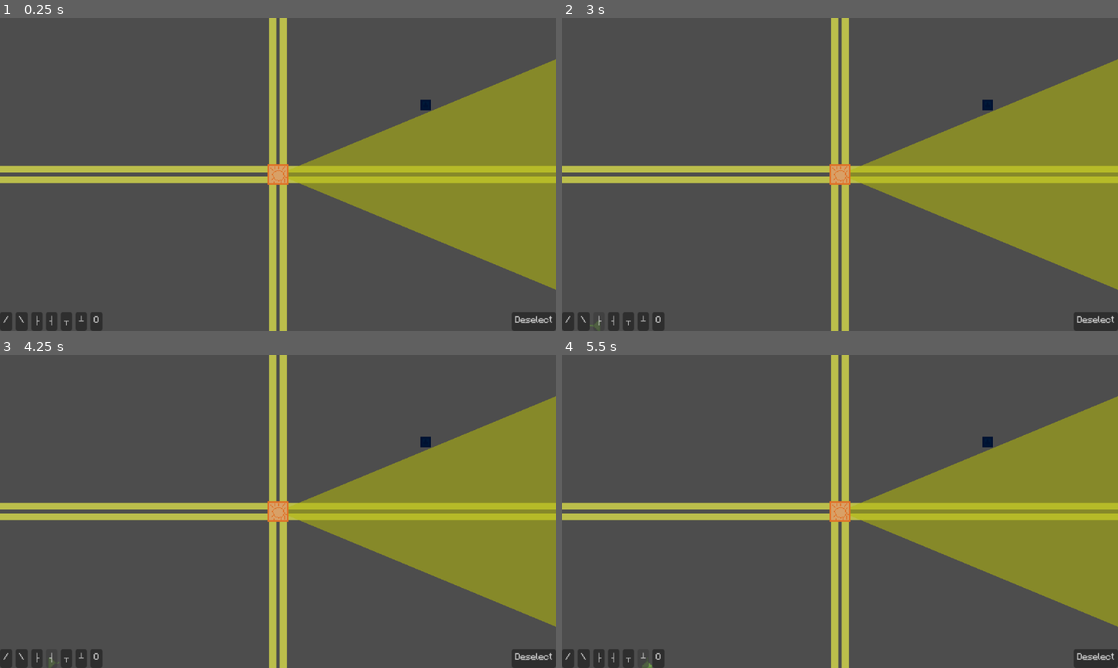
Above: before the commit, frames 1-4 (two rows, left to right).
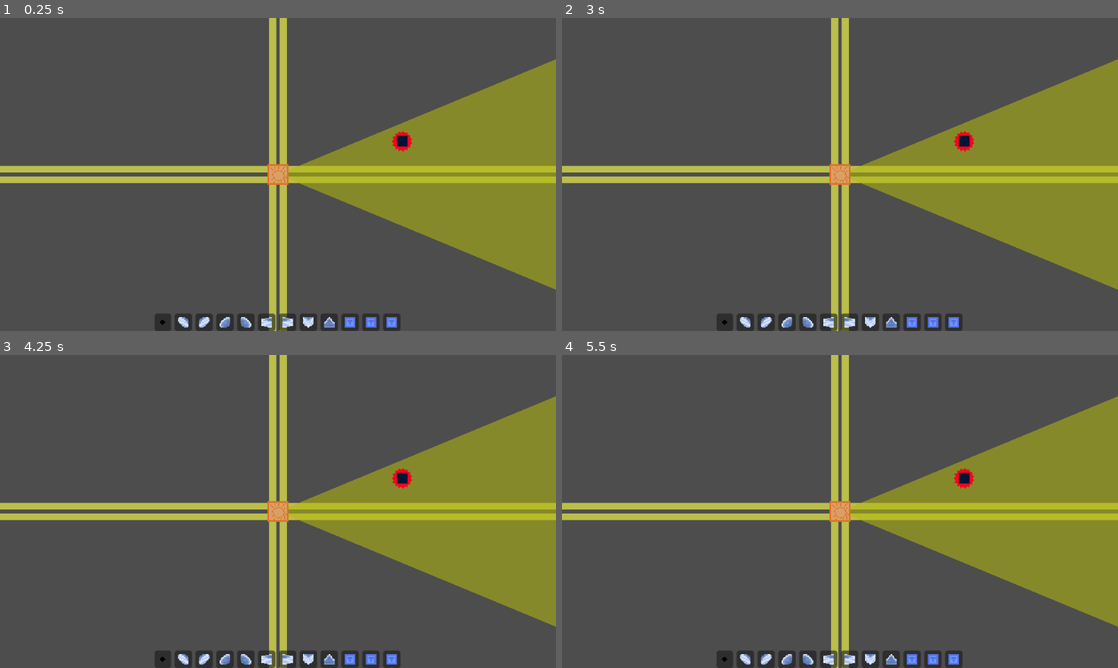
Above: after the commit, the same moments.

Repository: TrueHopolok/gj_solarnight
Game: Godot game, scene res://scenes/builder/builder_test.tscn
The game is run twice, just before and just after one commit, with the same random seed, the same clock (stepped at 60 frames per second) and the same inputs. This scene is started directly instead of the project's main scene.
Inputs (mouse positions are in pixels of both pictures, inside the frame that each line leads up to; where the layout moved, square brackets give the same spot in the first picture):
- Up to frame 1 (0.25 s): no input
- Up to frame 2 (3 s): click (567, 321) at 0.5 s, where only the run before the commit has a clickable "/"; click (723, 321) [1095, 321] at 1.25 s; click (584, 321) at 2 s, where only the run before the commit has a clickable "\"; click (600, 321) at 2.75 s, where only the run before the commit has a clickable "├"
- Up to frame 3 (4.25 s): click (50, 658) at 3.5 s, where only the run before the commit has a clickable "┤"
- Up to frame 4 (5.5 s): click (628, 658) at 4.25 s, where only the run before the commit has a clickable "┬"; click (645, 658) at 5 s, where only the run before the commit has a clickable "┴"

The runs differ from the first frame. In frame 1, 3.4% of the frame differs, in the area x 0-100%, y 26-100%; in frame 2, 3.3%; in frame 3, 3.3%; in frame 4, 3.3%.
Error before the commit: Invalid assignment of property or key 'visible' with value of type 'bool' on a base object of type 'Nil'. (res://scenes/building/tower/tower.gd:94)

Commit message:
feature: mirror art

Diff:
--- a/assets/build_list/build_list.tres
+++ b/assets/build_list/build_list.tres
@@ -2,72 +2,115 @@
 
 [ext_resource type="Script" uid="uid://ddlsqsg032paw" path="res://scenes/builder/buildable.gd" id="1_7ewgr"]
 [ext_resource type="Texture2D" uid="uid://373jjfq7kqxb" path="res://assets/temperary/tileset.png" id="2_0d06k"]
+[ext_resource type="Texture2D" uid="uid://bn7tw2cnm24vb" path="res://assets/sprites/mirror.png" id="2_o41uc"]
 [ext_resource type="PackedScene" uid="uid://dym5qbfu5h0e4" path="res://scenes/building/mirror/mirror_dl.tscn" id="3_fioon"]
 [ext_resource type="PackedScene" uid="uid://c00c3vtmev4dv" path="res://scenes/building/mirror/mirror_dr.tscn" id="4_gvddr"]
+[ext_resource type="PackedScene" uid="uid://bjvvacaa02e0m" path="res://scenes/building/mirror/mirror_ul.tscn" id="5_1nmtp"]
 [ext_resource type="Script" uid="uid://d1bjkejhlbrs1" path="res://scenes/builder/build_list.gd" id="5_5e1dn"]
 [ext_resource type="PackedScene" uid="uid://bhx3tkm8c6n24" path="res://scenes/building/mirror/splitter_l.tscn" id="5_6p4cn"]
-[ext_resource type="PackedScene" uid="uid://un6w6s3k87c8" path="res://scenes/building/mirror/splitter_r.tscn" id="6_1m00g"]
+[ext_resource type="PackedScene" uid="uid://dfk8wkgwchcyn" path="res://scenes/building/mirror/mirror_ur.tscn" id="6_1nmtp"]
 [ext_resource type="PackedScene" uid="uid://dmgorvreasa72" path="res://scenes/building/mirror/splitter_b.tscn" id="7_o41uc"]
 [ext_resource type="PackedScene" uid="uid://bt740y4ks0po" path="res://scenes/building/mirror/splitter_t.tscn" id="8_1nmtp"]
+[ext_resource type="PackedScene" uid="uid://cf3komskoiiuj" path="res://scenes/building/mirror/mirror.tscn" id="8_pblee"]
 [ext_resource type="PackedScene" uid="uid://ddv7ul50cfopu" path="res://scenes/building/tower/canon.tscn" id="9_pblee"]
 [ext_resource type="PackedScene" uid="uid://b5q0rxrnelrcs" path="res://scenes/building/tower/laser.tscn" id="10_fq1x2"]
 [ext_resource type="PackedScene" uid="uid://qfyraiudtjlh" path="res://scenes/building/tower/mortar.tscn" id="11_c2mrs"]
 
 [sub_resource type="AtlasTexture" id="AtlasTexture_ifvt4"]
-atlas = ExtResource("2_0d06k")
-region = Rect2(36, 12, 12, 12)
+atlas = ExtResource("2_o41uc")
+region = Rect2(0, 24, 12, 12)
 
-[sub_resource type="Resource" id="Resource_3phmx"]
+[sub_resource type="Resource" id="Resource_fq1x2"]
 script = ExtResource("1_7ewgr")
 scene = ExtResource("3_fioon")
 preview = SubResource("AtlasTexture_ifvt4")
 metadata/_custom_type_script = "uid://ddlsqsg032paw"
 
 [sub_resource type="AtlasTexture" id="AtlasTexture_6p4cn"]
-atlas = ExtResource("2_0d06k")
-region = Rect2(24, 12, 12, 12)
+atlas = ExtResource("2_o41uc")
+region = Rect2(24, 24, 12, 12)
 
-[sub_resource type="Resource" id="Resource_1m00g"]
+[sub_resource type="Resource" id="Resource_c2mrs"]
 script = ExtResource("1_7ewgr")
 scene = ExtResource("4_gvddr")
 preview = SubResource("AtlasTexture_6p4cn")
 metadata/_custom_type_script = "uid://ddlsqsg032paw"
 
+[sub_resource type="AtlasTexture" id="AtlasTexture_0dh48"]
+atlas = ExtResource("2_o41uc")
+region = Rect2(0, 0, 12, 12)
+
+[sub_resource type="Resource" id="Resource_wri32"]
+script = ExtResource("1_7ewgr")
+scene = ExtResource("5_1nmtp")
+preview = SubResource("AtlasTexture_0dh48")
+metadata/_custom_type_script = "uid://ddlsqsg032paw"
+
+[sub_resource type="AtlasTexture" id="AtlasTexture_sy30w"]
+atlas = ExtResource("2_o41uc")
+region = Rect2(24, 0, 12, 12)
+
+[sub_resource type="Resource" id="Resource_aa05n"]
+script = ExtResource("1_7ewgr")
+scene = ExtResource("6_1nmtp")
+preview = SubResource("AtlasTexture_sy30w")
+metadata/_custom_type_script = "uid://ddlsqsg032paw"
+
 [sub_resource type="AtlasTexture" id="AtlasTexture_fdqv5"]
-atlas = ExtResource("2_0d06k")
-region = Rect2(48, 12, 12, 12)
+atlas = ExtResource("2_o41uc")
+region = Rect2(0, 12, 12, 12)
 
-[sub_resource type="Resource" id="Resource_o41uc"]
+[sub_resource type="Resource" id="Resource_uy7ey"]
 script = ExtResource("1_7ewgr")
 scene = ExtResource("5_6p4cn")
 preview = SubResource("AtlasTexture_fdqv5")
 metadata/_custom_type_script = "uid://ddlsqsg032paw"
 
 [sub_resource type="AtlasTexture" id="AtlasTexture_f7mqj"]
-atlas = ExtResource("2_0d06k")
-region = Rect2(60, 12, 12, 12)
+atlas = ExtResource("2_o41uc")
+region = Rect2(24, 12, 12, 12)
 
-[sub_resource type="Resource" id="Resource_1nmtp"]
+[sub_resource type="AtlasTexture" id="AtlasTexture_1n7us"]
+atlas = ExtResource("2_o41uc")
+region = Rect2(24, 12, 12, 12)
+
+[sub_resource type="PackedScene" id="PackedScene_vbcbp"]
+_bundled = {
+"base_scene": 0,
+"conn_count": 0,
+"conns": PackedInt32Array(),
+"editable_instances": [],
+"id_paths": [PackedInt32Array()],
+"names": PackedStringArray("SplitterR", "reflection_down", "reflection_up", "reflection_right", "Sprite2D", "texture"),
+"node_count": 2,
+"node_ids": PackedInt32Array(604295282, 375172614),
+"node_paths": [NodePath(".")],
+"nodes": PackedInt32Array(-1, -1, 2147483647, 0, -1, 3, 1, 1, 2, 2, 3, 3, 0, 1073741824, -1, 2147483647, 262148, -1, 1, 5, 4, 0),
+"variants": [ExtResource("8_pblee"), Array[int]([3]), Array[int]([3]), Array[int]([0, 1]), SubResource("AtlasTexture_1n7us")],
+"version": 3
+}
+
+[sub_resource type="Resource" id="Resource_y6j0c"]
 script = ExtResource("1_7ewgr")
-scene = ExtResource("6_1m00g")
+scene = SubResource("PackedScene_vbcbp")
 preview = SubResource("AtlasTexture_f7mqj")
 metadata/_custom_type_script = "uid://ddlsqsg032paw"
 
 [sub_resource type="AtlasTexture" id="AtlasTexture_qojc3"]
-atlas = ExtResource("2_0d06k")
-region = Rect2(48, 0, 12, 12)
+atlas = ExtResource("2_o41uc")
+region = Rect2(12, 24, 12, 12)
 
-[sub_resource type="Resource" id="Resource_pblee"]
+[sub_resource type="Resource" id="Resource_theyt"]
 script = ExtResource("1_7ewgr")
 scene = ExtResource("7_o41uc")
 preview = SubResource("AtlasTexture_qojc3")
 metadata/_custom_type_script = "uid://ddlsqsg032paw"
 
 [sub_resource type="AtlasTexture" id="AtlasTexture_i2fd4"]
-atlas = ExtResource("2_0d06k")
-region = Rect2(60, 0, 12, 12)
+atlas = ExtResource("2_o41uc")
+region = Rect2(12, 0, 12, 12)
 
-[sub_resource type="Resource" id="Resource_fq1x2"]
+[sub_resource type="Resource" id="Resource_qsgfc"]
 script = ExtResource("1_7ewgr")
 scene = ExtResource("8_1nmtp")
 preview = SubResource("AtlasTexture_i2fd4")
@@ -77,7 +120,7 @@
 atlas = ExtResource("2_0d06k")
 region = Rect2(24, 0, 12, 12)
 
-[sub_resource type="Resource" id="Resource_c2mrs"]
+[sub_resource type="Resource" id="Resource_eem80"]
 script = ExtResource("1_7ewgr")
 scene = ExtResource("9_pblee")
 preview = SubResource("AtlasTexture_wafxf")
@@ -87,7 +130,7 @@
 atlas = ExtResource("2_0d06k")
 region = Rect2(24, 0, 12, 12)
 
-[sub_resource type="Resource" id="Resource_fdqv5"]
+[sub_resource type="Resource" id="Resource_838gh"]
 script = ExtResource("1_7ewgr")
 scene = ExtResource("10_fq1x2")
 preview = SubResource("AtlasTexture_174te")
@@ -97,7 +140,7 @@
 atlas = ExtResource("2_0d06k")
 region = Rect2(24, 0, 12, 12)
 
-[sub_resource type="Resource" id="Resource_f7mqj"]
+[sub_resource type="Resource" id="Resource_p64n2"]
 script = ExtResource("1_7ewgr")
 scene = ExtResource("11_c2mrs")
 preview = SubResource("AtlasTexture_ill4i")
@@ -105,5 +148,5 @@
 
 [resource]
 script = ExtResource("5_5e1dn")
-items = Array[ExtResource("1_7ewgr")]([SubResource("Resource_3phmx"), SubResource("Resource_1m00g"), SubResource("Resource_o41uc"), SubResource("Resource_1nmtp"), SubResource("Resource_pblee"), SubResource("Resource_fq1x2"), SubResource("Resource_c2mrs"), SubResource("Resource_fdqv5"), SubResource("Resource_f7mqj")])
+items = Array[ExtResource("1_7ewgr")]([SubResource("Resource_fq1x2"), SubResource("Resource_c2mrs"), SubResource("Resource_wri32"), SubResource("Resource_aa05n"), SubResource("Resource_uy7ey"), SubResource("Resource_y6j0c"), SubResource("Resource_theyt"), SubResource("Resource_qsgfc"), SubResource("Resource_eem80"), SubResource("Resource_838gh"), SubResource("Resource_p64n2")])
 metadata/_custom_type_script = "uid://d1bjkejhlbrs1"
--- a/scenes/builder/builder.gd
+++ b/scenes/builder/builder.gd
@@ -161,7 +161,7 @@
 		return
 
 	_light_beams.push_back(params.from)
-	_light_beams.push_back(_round_to_cell_center(res.position))
+	_light_beams.push_back(_round_to_cell_center(res.position + Vector2(_dir_to_vec(dir))))
 
 	var obj: Node = res.collider
 
--- a/scenes/builder/builder_test.gd
+++ b/scenes/builder/builder_test.gd
@@ -1,24 +1,20 @@
 extends Node2D
 
 
-@onready var button_mirror_r: Button = $CanvasLayer/ScrollContainer/HBoxContainer/ButtonMirrorR
-@onready var button_mirror_l: Button = $CanvasLayer/ScrollContainer/HBoxContainer/ButtonMirrorL
-@onready var button_split_r: Button = $CanvasLayer/ScrollContainer/HBoxContainer/ButtonSplitR
-@onready var button_split_l: Button = $CanvasLayer/ScrollContainer/HBoxContainer/ButtonSplitL
-@onready var button_split_b: Button = $CanvasLayer/ScrollContainer/HBoxContainer/ButtonSplitB
-@onready var button_split_u: Button = $CanvasLayer/ScrollContainer/HBoxContainer/ButtonSplitU
-@onready var button_lightbulb: Button = $CanvasLayer/ScrollContainer/HBoxContainer/ButtonLightbulb
-@onready var button_deselect: Button = $CanvasLayer/ScrollContainer/HBoxContainer/ButtonDeselect
-
 @onready var builder: Builder = $Builder
+@onready var hotbar: HBoxContainer = %Hotbar
+@onready var button_unselect: Button = %ButtonUnselect
 
 
 func _ready() -> void:
-	button_mirror_r.pressed.connect(builder.select_building.bind(0))
-	button_mirror_l.pressed.connect(builder.select_building.bind(1))
-	button_split_r.pressed.connect(builder.select_building.bind(2))
-	button_split_l.pressed.connect(builder.select_building.bind(3))
-	button_split_b.pressed.connect(builder.select_building.bind(4))
-	button_split_u.pressed.connect(builder.select_building.bind(5))
-	button_lightbulb.pressed.connect(builder.select_building.bind(6))
-	button_deselect.pressed.connect(builder.deselect_building)
+	GameManager.get_instance().materials_add(999999999)
+
+	var i: int = 0
+	for item: Buildable in builder.build_list.items:
+		var button := Button.new()
+		hotbar.add_child(button)
+		button.icon = item.preview
+		button.pressed.connect(builder.select_building.bind(i))
+		i += 1
+
+	button_unselect.pressed.connect(builder.deselect_building)
--- a/scenes/builder/builder_test.tscn
+++ b/scenes/builder/builder_test.tscn
@@ -4,8 +4,13 @@
 [ext_resource type="Script" uid="uid://d14othi433ga2" path="res://scenes/builder/builder_test.gd" id="1_cyu0q"]
 [ext_resource type="Script" uid="uid://ca785icsltr3n" path="res://scenes/builder/builder.gd" id="1_sgb50"]
 [ext_resource type="PackedScene" uid="uid://cpvo88ktvlqb4" path="res://scenes/game_manager/game_manager.tscn" id="2_s64oy"]
+[ext_resource type="Texture2D" uid="uid://373jjfq7kqxb" path="res://assets/temperary/tileset.png" id="7_xkb3p"]
 [ext_resource type="PackedScene" uid="uid://qfyraiudtjlh" path="res://scenes/building/tower/mortar.tscn" id="12_3c4em"]
 [ext_resource type="PackedScene" uid="uid://c6m2t0msh8u8e" path="res://scenes/enemy/enemy_type/enemy_fodder.tscn" id="12_c3rwh"]
+
+[sub_resource type="AtlasTexture" id="AtlasTexture_okx2k"]
+atlas = ExtResource("7_xkb3p")
+region = Rect2(73, 0, 11, 12)
 
 [node name="BuilderTest" type="Node2D" unique_id=1599685715 groups=["main_game_scene"]]
 script = ExtResource("1_cyu0q")
@@ -20,65 +25,31 @@
 
 [node name="Camera2D" type="Camera2D" parent="." unique_id=1148579003]
 
-[node name="CanvasLayer" type="CanvasLayer" parent="." unique_id=192658482]
+[node name="Enemy7" parent="." unique_id=1449921778 instance=ExtResource("12_c3rwh")]
+position = Vector2(233, 110)
+_movement_speed = 0.0
 
-[node name="ScrollContainer" type="ScrollContainer" parent="CanvasLayer" unique_id=1559878180]
+[node name="Enemy9" parent="." unique_id=699151498 instance=ExtResource("12_c3rwh")]
+position = Vector2(286, 139)
+_movement_speed = 0.0
+
+[node name="Mortar" parent="." unique_id=1512153694 instance=ExtResource("12_3c4em")]
+position = Vector2(142.86328, -38.191406)
+
+[node name="UI" type="CanvasLayer" parent="." unique_id=91916965]
+
+[node name="Hotbar" type="HBoxContainer" parent="UI" unique_id=1613906476]
+unique_name_in_owner = true
 anchors_preset = 12
 anchor_top = 1.0
 anchor_right = 1.0
 anchor_bottom = 1.0
 grow_horizontal = 2
 grow_vertical = 0
-vertical_scroll_mode = 0
+size_flags_horizontal = 3
+alignment = 1
 
-[node name="HBoxContainer" type="HBoxContainer" parent="CanvasLayer/ScrollContainer" unique_id=165247818]
+[node name="ButtonUnselect" type="Button" parent="UI/Hotbar" unique_id=422084968]
+unique_name_in_owner = true
 layout_mode = 2
-size_flags_horizontal = 3
-size_flags_vertical = 3
-
-[node name="ButtonMirrorR" type="Button" parent="CanvasLayer/ScrollContainer/HBoxContainer" unique_id=1473772247]
-layout_mode = 2
-text = "/"
-
-[node name="ButtonMirrorL" type="Button" parent="CanvasLayer/ScrollContainer/HBoxContainer" unique_id=1632430306]
-layout_mode = 2
-text = "\\"
-
-[node name="ButtonSplitR" type="Button" parent="CanvasLayer/ScrollContainer/HBoxContainer" unique_id=1913193925]
-layout_mode = 2
-text = "├"
-
-[node name="ButtonSplitL" type="Button" parent="CanvasLayer/ScrollContainer/HBoxContainer" unique_id=787644721]
-layout_mode = 2
-text = "┤"
-
-[node name="ButtonSplitB" type="Button" parent="CanvasLayer/ScrollContainer/HBoxContainer" unique_id=946478974]
-layout_mode = 2
-text = "┬"
-
-[node name="ButtonSplitU" type="Button" parent="CanvasLayer/ScrollContainer/HBoxContainer" unique_id=1346283311]
-layout_mode = 2
-text = "┴"
-
-[node name="ButtonLightbulb" type="Button" parent="CanvasLayer/ScrollContainer/HBoxContainer" unique_id=2128935399]
-layout_mode = 2
-text = "O"
-
-[node name="Control" type="Control" parent="CanvasLayer/ScrollContainer/HBoxContainer" unique_id=943492958]
-layout_mode = 2
-size_flags_horizontal = 3
-
-[node name="ButtonDeselect" type="Button" parent="CanvasLayer/ScrollContainer/HBoxContainer" unique_id=866240079]
-layout_mode = 2
-text = "Deselect"
-
-[node name="Enemy7" parent="." unique_id=1449921778 instance=ExtResource("12_c3rwh")]
-position = Vector2(233, 110)
-MOVEMENT_SPEED = 0.0
-
-[node name="Enemy9" parent="." unique_id=699151498 instance=ExtResource("12_c3rwh")]
-position = Vector2(286, 139)
-MOVEMENT_SPEED = 0.0
-
-[node name="Mortar" parent="." unique_id=1512153694 instance=ExtResource("12_3c4em")]
-position = Vector2(170.08203, -80.03125)
+icon = SubResource("AtlasTexture_okx2k")
--- a/scenes/building/mirror/mirror.tscn
+++ b/scenes/building/mirror/mirror.tscn
@@ -1,15 +1,14 @@
 [gd_scene format=3 uid="uid://cf3komskoiiuj"]
 
 [ext_resource type="Script" uid="uid://l0c3fkdyhaua" path="res://scenes/building/mirror/mirror.gd" id="1_2u7ob"]
-[ext_resource type="Texture2D" uid="uid://373jjfq7kqxb" path="res://assets/temperary/tileset.png" id="1_xwryx"]
+[ext_resource type="Texture2D" uid="uid://bn7tw2cnm24vb" path="res://assets/sprites/mirror.png" id="2_5kqfl"]
 
 [sub_resource type="AtlasTexture" id="AtlasTexture_2u7ob"]
-atlas = ExtResource("1_xwryx")
-region = Rect2(24, 0, 12, 12)
+atlas = ExtResource("2_5kqfl")
+region = Rect2(0, 0, 12, 12)
 
-[sub_resource type="CapsuleShape2D" id="CapsuleShape2D_83x0x"]
-radius = 2.1213205
-height = 15.556351
+[sub_resource type="RectangleShape2D" id="RectangleShape2D_5kqfl"]
+size = Vector2(12, 12)
 
 [node name="Mirror" type="StaticBody2D" unique_id=604295282 groups=["player_built"]]
 collision_layer = 3
@@ -20,4 +19,4 @@
 texture = SubResource("AtlasTexture_2u7ob")
 
 [node name="CollisionShape2D" type="CollisionShape2D" parent="." unique_id=245277124]
-shape = SubResource("CapsuleShape2D_83x0x")
+shape = SubResource("RectangleShape2D_5kqfl")
--- a/scenes/building/mirror/mirror_dl.tscn
+++ b/scenes/building/mirror/mirror_dl.tscn
@@ -1,20 +1,15 @@
 [gd_scene format=3 uid="uid://dym5qbfu5h0e4"]
 
 [ext_resource type="PackedScene" uid="uid://cf3komskoiiuj" path="res://scenes/building/mirror/mirror.tscn" id="1_qkfiw"]
-[ext_resource type="Texture2D" uid="uid://373jjfq7kqxb" path="res://assets/temperary/tileset.png" id="2_u3f75"]
+[ext_resource type="Texture2D" uid="uid://bn7tw2cnm24vb" path="res://assets/sprites/mirror.png" id="2_prvic"]
 
-[sub_resource type="AtlasTexture" id="AtlasTexture_0muuw"]
-atlas = ExtResource("2_u3f75")
-region = Rect2(36, 12, 12, 12)
+[sub_resource type="AtlasTexture" id="AtlasTexture_w4yxy"]
+atlas = ExtResource("2_prvic")
+region = Rect2(0, 24, 12, 12)
 
 [node name="MirrorDL" unique_id=604295282 instance=ExtResource("1_qkfiw")]
 reflection_down = Array[int]([2])
-reflection_up = Array[int]([3])
 reflection_left = Array[int]([1])
-reflection_right = Array[int]([0])
 
 [node name="Sprite2D" parent="." index="0" unique_id=375172614]
-texture = SubResource("AtlasTexture_0muuw")
-
-[node name="CollisionShape2D" parent="." index="1" unique_id=245277124]
-rotation = -0.7853982
+texture = SubResource("AtlasTexture_w4yxy")
--- a/scenes/building/mirror/mirror_dr.tscn
+++ b/scenes/building/mirror/mirror_dr.tscn
@@ -1,20 +1,15 @@
 [gd_scene format=3 uid="uid://c00c3vtmev4dv"]
 
 [ext_resource type="PackedScene" uid="uid://cf3komskoiiuj" path="res://scenes/building/mirror/mirror.tscn" id="1_ajpte"]
-[ext_resource type="Texture2D" uid="uid://373jjfq7kqxb" path="res://assets/temperary/tileset.png" id="2_unq2n"]
+[ext_resource type="Texture2D" uid="uid://bn7tw2cnm24vb" path="res://assets/sprites/mirror.png" id="2_g6njj"]
 
-[sub_resource type="AtlasTexture" id="AtlasTexture_enl48"]
-atlas = ExtResource("2_unq2n")
-region = Rect2(24, 12, 12, 12)
+[sub_resource type="AtlasTexture" id="AtlasTexture_omwg2"]
+atlas = ExtResource("2_g6njj")
+region = Rect2(24, 24, 12, 12)
 
 [node name="MirrorDR" unique_id=604295282 instance=ExtResource("1_ajpte")]
 reflection_down = Array[int]([3])
-reflection_up = Array[int]([2])
-reflection_left = Array[int]([0])
 reflection_right = Array[int]([1])
 
 [node name="Sprite2D" parent="." index="0" unique_id=375172614]
-texture = SubResource("AtlasTexture_enl48")
-
-[node name="CollisionShape2D" parent="." index="1" unique_id=245277124]
-rotation = 0.7853982
+texture = SubResource("AtlasTexture_omwg2")
--- /dev/null
+++ b/scenes/building/mirror/mirror_ul.tscn
@@ -0,0 +1,15 @@
+[gd_scene format=3 uid="uid://bjvvacaa02e0m"]
+
+[ext_resource type="PackedScene" uid="uid://cf3komskoiiuj" path="res://scenes/building/mirror/mirror.tscn" id="1_vlicg"]
+[ext_resource type="Texture2D" uid="uid://bn7tw2cnm24vb" path="res://assets/sprites/mirror.png" id="2_5qt5m"]
+
+[sub_resource type="AtlasTexture" id="AtlasTexture_omwg2"]
+atlas = ExtResource("2_5qt5m")
+region = Rect2(0, 0, 12, 12)
+
+[node name="MirrorUL" unique_id=604295282 instance=ExtResource("1_vlicg")]
+reflection_up = Array[int]([2])
+reflection_left = Array[int]([0])
+
+[node name="Sprite2D" parent="." index="0" unique_id=375172614]
+texture = SubResource("AtlasTexture_omwg2")
--- /dev/null
+++ b/scenes/building/mirror/mirror_ur.tscn
@@ -0,0 +1,15 @@
+[gd_scene format=3 uid="uid://dfk8wkgwchcyn"]
+
+[ext_resource type="PackedScene" uid="uid://cf3komskoiiuj" path="res://scenes/building/mirror/mirror.tscn" id="1_rqv3h"]
+[ext_resource type="Texture2D" uid="uid://bn7tw2cnm24vb" path="res://assets/sprites/mirror.png" id="2_3bwq8"]
+
+[sub_resource type="AtlasTexture" id="AtlasTexture_omwg2"]
+atlas = ExtResource("2_3bwq8")
+region = Rect2(24, 0, 12, 12)
+
+[node name="MirrorUR" unique_id=604295282 instance=ExtResource("1_rqv3h")]
+reflection_up = Array[int]([3])
+reflection_right = Array[int]([0])
+
+[node name="Sprite2D" parent="." index="0" unique_id=375172614]
+texture = SubResource("AtlasTexture_omwg2")
--- a/scenes/building/mirror/splitter_b.tscn
+++ b/scenes/building/mirror/splitter_b.tscn
@@ -1,14 +1,11 @@
 [gd_scene format=3 uid="uid://dmgorvreasa72"]
 
 [ext_resource type="PackedScene" uid="uid://cf3komskoiiuj" path="res://scenes/building/mirror/mirror.tscn" id="1_w2sfl"]
-[ext_resource type="Texture2D" uid="uid://373jjfq7kqxb" path="res://assets/temperary/tileset.png" id="2_mx87g"]
+[ext_resource type="Texture2D" uid="uid://bn7tw2cnm24vb" path="res://assets/sprites/mirror.png" id="2_44nqb"]
 
-[sub_resource type="AtlasTexture" id="AtlasTexture_dgrvq"]
-atlas = ExtResource("2_mx87g")
-region = Rect2(48, 0, 12, 12)
-
-[sub_resource type="CircleShape2D" id="CircleShape2D_dkyby"]
-radius = 4.0
+[sub_resource type="AtlasTexture" id="AtlasTexture_egrua"]
+atlas = ExtResource("2_44nqb")
+region = Rect2(12, 24, 12, 12)
 
 [node name="SplitterB" unique_id=604295282 instance=ExtResource("1_w2sfl")]
 reflection_down = Array[int]([2, 3])
@@ -16,8 +13,4 @@
 reflection_right = Array[int]([1])
 
 [node name="Sprite2D" parent="." index="0" unique_id=375172614]
-texture = SubResource("AtlasTexture_dgrvq")
-
-[node name="CollisionShape2D" parent="." index="1" unique_id=245277124]
-position = Vector2(0, -2)
-shape = SubResource("CircleShape2D_dkyby")
+texture = SubResource("AtlasTexture_egrua")
--- a/scenes/building/mirror/splitter_l.tscn
+++ b/scenes/building/mirror/splitter_l.tscn
@@ -1,14 +1,11 @@
 [gd_scene format=3 uid="uid://bhx3tkm8c6n24"]
 
 [ext_resource type="PackedScene" uid="uid://cf3komskoiiuj" path="res://scenes/building/mirror/mirror.tscn" id="1_cidpr"]
-[ext_resource type="Texture2D" uid="uid://373jjfq7kqxb" path="res://assets/temperary/tileset.png" id="2_bv7bf"]
+[ext_resource type="Texture2D" uid="uid://bn7tw2cnm24vb" path="res://assets/sprites/mirror.png" id="2_ybkqh"]
 
-[sub_resource type="AtlasTexture" id="AtlasTexture_d74v7"]
-atlas = ExtResource("2_bv7bf")
-region = Rect2(48, 12, 12, 12)
-
-[sub_resource type="CircleShape2D" id="CircleShape2D_bv7bf"]
-radius = 4.0
+[sub_resource type="AtlasTexture" id="AtlasTexture_jeswl"]
+atlas = ExtResource("2_ybkqh")
+region = Rect2(0, 12, 12, 12)
 
 [node name="SplitterL" unique_id=604295282 instance=ExtResource("1_cidpr")]
 reflection_down = Array[int]([2])
@@ -16,8 +13,4 @@
 reflection_left = Array[int]([0, 1])
 
 [node name="Sprite2D" parent="." index="0" unique_id=375172614]
-texture = SubResource("AtlasTexture_d74v7")
-
-[node name="CollisionShape2D" parent="." index="1" unique_id=245277124]
-position = Vector2(2, 0)
-shape = SubResource("CircleShape2D_bv7bf")
+texture = SubResource("AtlasTexture_jeswl")
--- a/scenes/building/mirror/splitter_r.tscn
+++ b/scenes/building/mirror/splitter_r.tscn
@@ -1,14 +1,11 @@
 [gd_scene format=3 uid="uid://un6w6s3k87c8"]
 
 [ext_resource type="PackedScene" uid="uid://cf3komskoiiuj" path="res://scenes/building/mirror/mirror.tscn" id="1_fv270"]
-[ext_resource type="Texture2D" uid="uid://373jjfq7kqxb" path="res://assets/temperary/tileset.png" id="2_uvj8t"]
+[ext_resource type="Texture2D" uid="uid://bn7tw2cnm24vb" path="res://assets/sprites/mirror.png" id="2_ag1id"]
 
-[sub_resource type="AtlasTexture" id="AtlasTexture_v4r3h"]
-atlas = ExtResource("2_uvj8t")
-region = Rect2(60, 12, 12, 12)
-
-[sub_resource type="CircleShape2D" id="CircleShape2D_jqhgp"]
-radius = 4.0
+[sub_resource type="AtlasTexture" id="AtlasTexture_1n7us"]
+atlas = ExtResource("2_ag1id")
+region = Rect2(24, 12, 12, 12)
 
 [node name="SplitterR" unique_id=604295282 instance=ExtResource("1_fv270")]
 reflection_down = Array[int]([3])
@@ -16,9 +13,4 @@
 reflection_right = Array[int]([0, 1])
 
 [node name="Sprite2D" parent="." index="0" unique_id=375172614]
-texture = SubResource("AtlasTexture_v4r3h")
-
-[node name="CollisionShape2D" parent="." index="1" unique_id=245277124]
-position = Vector2(-2, 0)
-rotation = 0.0
-shape = SubResource("CircleShape2D_jqhgp")
+texture = SubResource("AtlasTexture_1n7us")
--- a/scenes/building/mirror/splitter_t.tscn
+++ b/scenes/building/mirror/splitter_t.tscn
@@ -1,14 +1,11 @@
 [gd_scene format=3 uid="uid://bt740y4ks0po"]
 
 [ext_resource type="PackedScene" uid="uid://cf3komskoiiuj" path="res://scenes/building/mirror/mirror.tscn" id="1_6t34d"]
-[ext_resource type="Texture2D" uid="uid://373jjfq7kqxb" path="res://assets/temperary/tileset.png" id="2_wy1sr"]
+[ext_resource type="Texture2D" uid="uid://bn7tw2cnm24vb" path="res://assets/sprites/mirror.png" id="2_gn5we"]
 
-[sub_resource type="AtlasTexture" id="AtlasTexture_eq0th"]
-atlas = ExtResource("2_wy1sr")
-region = Rect2(60, 0, 12, 12)
-
-[sub_resource type="CircleShape2D" id="CircleShape2D_807cx"]
-radius = 4.0
+[sub_resource type="AtlasTexture" id="AtlasTexture_xm18u"]
+atlas = ExtResource("2_gn5we")
+region = Rect2(12, 0, 12, 12)
 
 [node name="SplitterT" unique_id=604295282 instance=ExtResource("1_6t34d")]
 reflection_up = Array[int]([2, 3])
@@ -16,8 +13,4 @@
 reflection_right = Array[int]([0])
 
 [node name="Sprite2D" parent="." index="0" unique_id=375172614]
-texture = SubResource("AtlasTexture_eq0th")
-
-[node name="CollisionShape2D" parent="." index="1" unique_id=245277124]
-position = Vector2(0, 2)
-shape = SubResource("CircleShape2D_807cx")
+texture = SubResource("AtlasTexture_xm18u")
--- a/scenes/building/tower/tower.gd
+++ b/scenes/building/tower/tower.gd
@@ -71,6 +71,17 @@
 	return closest
 
 
+func _set_sun_state(v: bool) -> void:
+	_under_sun = v
+	sun_polygon.visible = _under_sun
+
+
+
+func _set_light_state(v: bool) -> void:
+	_energry = v
+	sun_polygon.visible = _under_sun
+
+
 func shoot() -> void:
 	var target: Node2D = pick_target(global_position)
 	if target == null:
@@ -84,14 +95,19 @@
 	inst.set(&"target", target)
 
 
+
 func set_sun_state(v: bool) -> void:
-	_under_sun = v
-	sun_polygon.visible = _under_sun
+	if not is_node_ready():
+		ready.connect(_set_sun_state.bind(v), CONNECT_ONE_SHOT|CONNECT_REFERENCE_COUNTED)
+	else:
+		_set_sun_state(v)
 
 
 func set_light_state(v: bool) -> void:
-	_energry = v
-	sun_polygon.visible = _under_sun
+	if not is_node_ready():
+		ready.connect(_set_light_state.bind(v), CONNECT_ONE_SHOT|CONNECT_REFERENCE_COUNTED)
+	else:
+		_set_light_state(v)
 
 
 func damage(val: int) -> void:
Binary file changed: assets/aseprite/mirror.aseprite
Binary file added: assets/sprites/mirror.png
Not shown, added: assets/sprites/mirror.png.import
